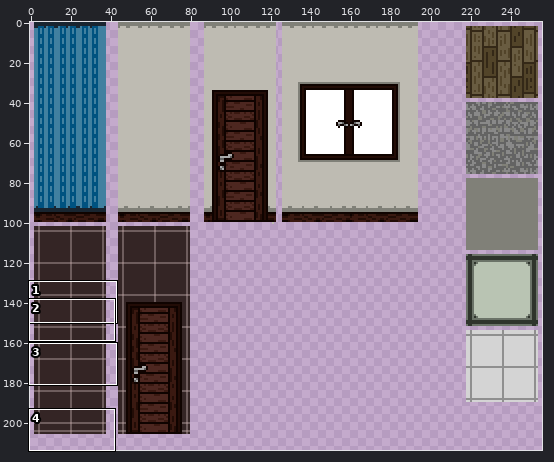
Sprite sheet -- background/images/texHouse.png. Above, an overview of the earlier version with the close-up marked.
Close-up. Before the commit:
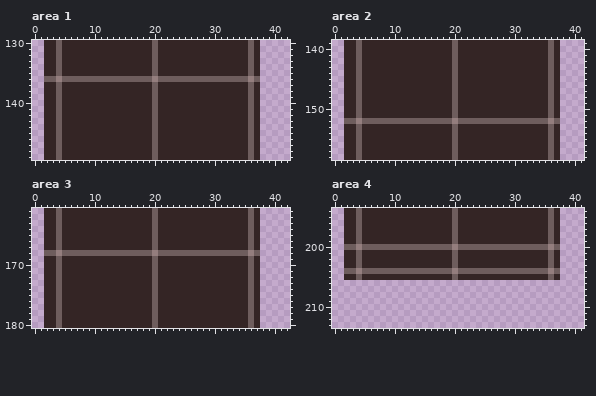
The file is 256x256 pixels. Colours within 5 levels of each other are drawn and written as one. Shown: area 1: x 0..42, y 130..149; area 2: x 0..41, y 139..158; area 3: x 0..42, y 161..180; area 4: x 0..41, y 194..213. The wide view leaves out empty margins. The commit also changed other parts of the picture, which this record leaves out.
And afterwards:
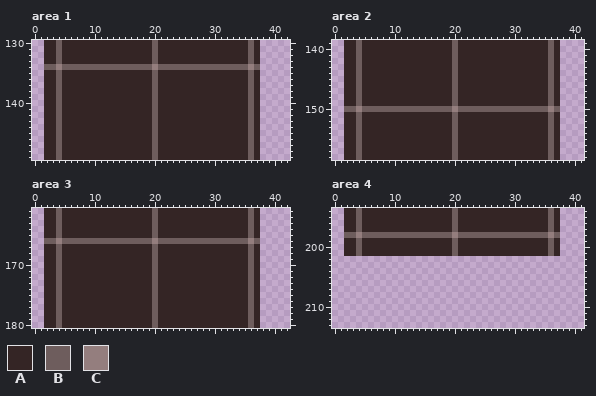
Palette (. is transparent): A #342525  B #6e5d5d  C #947e7e
Diff:
--- area 1
@@ x 0..42 @@
 133 ..AABAAAAAAAAAAAAAAABAAAAAAAAAAAAAAABA.....
-134 ..AABAAAAAAAAAAAAAAABAAAAAAAAAAAAAAABA.....
+134 ..BBCBBBBBBBBBBBBBBBCBBBBBBBBBBBBBBBCB.....
 135 ..AABAAAAAAAAAAAAAAABAAAAAAAAAAAAAAABA.....
-136 ..BBCBBBBBBBBBBBBBBBCBBBBBBBBBBBBBBBCB.....
+136 ..AABAAAAAAAAAAAAAAABAAAAAAAAAAAAAAABA.....
 137 ..AABAAAAAAAAAAAAAAABAAAAAAAAAAAAAAABA.....
--- area 2
@@ x 0..41 @@
 149 ..AABAAAAAAAAAAAAAAABAAAAAAAAAAAAAAABA....
-150 ..AABAAAAAAAAAAAAAAABAAAAAAAAAAAAAAABA....
+150 ..BBCBBBBBBBBBBBBBBBCBBBBBBBBBBBBBBBCB....
 151 ..AABAAAAAAAAAAAAAAABAAAAAAAAAAAAAAABA....
-152 ..BBCBBBBBBBBBBBBBBBCBBBBBBBBBBBBBBBCB....
+152 ..AABAAAAAAAAAAAAAAABAAAAAAAAAAAAAAABA....
 153 ..AABAAAAAAAAAAAAAAABAAAAAAAAAAAAAAABA....
--- area 3
@@ x 0..42 @@
 165 ..AABAAAAAAAAAAAAAAABAAAAAAAAAAAAAAABA.....
-166 ..AABAAAAAAAAAAAAAAABAAAAAAAAAAAAAAABA.....
+166 ..BBCBBBBBBBBBBBBBBBCBBBBBBBBBBBBBBBCB.....
 167 ..AABAAAAAAAAAAAAAAABAAAAAAAAAAAAAAABA.....
-168 ..BBCBBBBBBBBBBBBBBBCBBBBBBBBBBBBBBBCB.....
+168 ..AABAAAAAAAAAAAAAAABAAAAAAAAAAAAAAABA.....
 169 ..AABAAAAAAAAAAAAAAABAAAAAAAAAAAAAAABA.....
--- area 4
@@ x 0..41 @@
 197 ..AABAAAAAAAAAAAAAAABAAAAAAAAAAAAAAABA....
-198 ..AABAAAAAAAAAAAAAAABAAAAAAAAAAAAAAABA....
+198 ..BBCBBBBBBBBBBBBBBBCBBBBBBBBBBBBBBBCB....
 199 ..AABAAAAAAAAAAAAAAABAAAAAAAAAAAAAAABA....
-200 ..BBCBBBBBBBBBBBBBBBCBBBBBBBBBBBBBBBCB....
+200 ..AABAAAAAAAAAAAAAAABAAAAAAAAAAAAAAABA....
 201 ..AABAAAAAAAAAAAAAAABAAAAAAAAAAAAAAABA....
-202 ..AABAAAAAAAAAAAAAAABAAAAAAAAAAAAAAABA....
-203 ..AABAAAAAAAAAAAAAAABAAAAAAAAAAAAAAABA....
-204 ..BBCBBBBBBBBBBBBBBBCBBBBBBBBBBBBBBBCB....
-205 ..AABAAAAAAAAAAAAAAABAAAAAAAAAAAAAAABA....
+202 ..........................................
+203 ..........................................
+204 ..........................................
+205 ..........................................
 206 ..........................................
